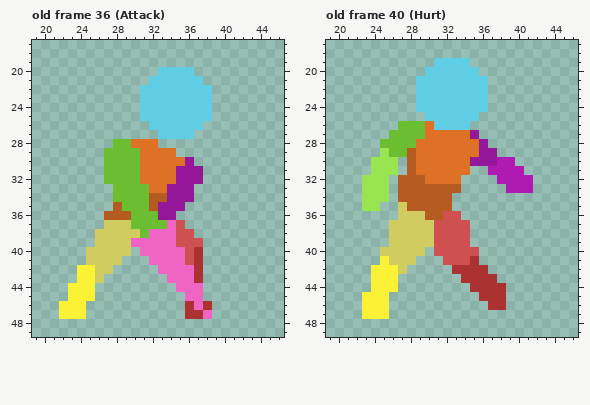
Two versions of one pixel-art file, godot/godot_4/2023/13/assets/base_template/template_character.aseprite. The picture above was drawn from the file before the commit.
64x64 pixels, 40 frames. Shown: old frame 36 (Attack): x 19..46, y 17..49; old frame 40 (Hurt): x 19..46, y 17..49. The commit also changed other frames, which this record leaves out.
After:
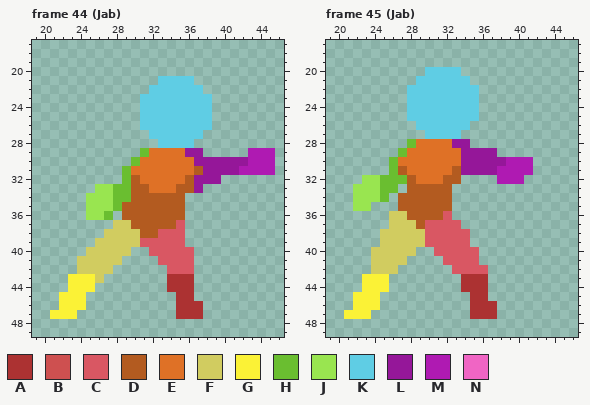
Palette (. is transparent): A #ac3232  B #ce5050  C #d95763  D #b35b20  E #df7126  F #d1cc60  G #fbf236  H #6abe30  J #99e550  K #5fcde4  L #951799  M #af1ab2  N #f065c4
A new or re-ordered frame is compared with the old frame closest to it.
The author wrote: Added extra animations for rolling
What changed:
frames 40 -> 57
Frame 44 (Jab) is new; against old frame 36 (Attack):
y 20: x 33..36 KKKK -> ....
y 21: x 32 K -> .; x 37 K -> .
y 22: x 31 K -> .; x 38 K -> .
y 26: x 31 . -> K; x 38 . -> K
y 27: x 32 . -> K; x 37 . -> K
y 28: x 28..36 HHEEE.... -> .....KKKK
y 29: x 27..31 HHHHE -> ....H; x 35..37 ... -> ELL; x 43..45 ... -> MMM
y 30: x 27..29 HHH -> ...; x 36..45 L......... -> ELLLLLLMMM
y 31: x 27..28 HH -> ..; x 30 H -> E; x 35..45 LLL........ -> EEDLLLLMMMM
y 32: x 27..28 HH -> ..; x 30 H -> D; x 35..36 LL -> ED; x 38..39 .. -> LL
y 33: x 26..27 .. -> JJ; x 30..31 HH -> DD; x 34..37 LLL. -> EDDL
y 34: x 25..27 ... -> JJJ; x 30..31 HH -> DD; x 34..36 LLL -> DD.
y 35: x 25..31 ...DHHH -> JJJHDDD; x 33..35 LLL -> DDD
y 36: x 25..28 ..DD -> JJH.; x 30..35 HHHLL. -> DDDDDD
y 37: x 27 F -> .; x 30..35 HHHHNB -> DDDDDC
y 38: x 26 F -> .; x 31..36 HNNNBB -> DDCCC.
y 39: x 30..37 NNNNNBBB -> FCCCCC..
y 40: x 31..37 NNNNNBA -> .CCCCC.
y 41: x 24 . -> F; x 32..37 NNNNBA -> .CCCC.
y 42: x 24..25 GG -> FF; x 33..37 NNNNA -> .CCC.
y 43: x 23 . -> G; x 34..37 NNNA -> AAA.
y 44: x 34..37 .NNN -> AAA.
y 45: x 22 . -> G; x 25 G -> .; x 35..37 .NN -> AA.
y 46: x 35 . -> A; x 37..38 NA -> A.
y 47: x 21 . -> G; x 24 G -> .; x 35 . -> A; x 38 N -> .
Frame 45 (Jab) is new; against old frame 40 (Hurt):
y 19: x 31..34 KKKK -> ....
y 20: x 34..35 KK -> ..
y 21: x 35..36 KK -> ..
y 22..24: x 28 . -> K; x 36 K -> .
y 25: x 28..29 .. -> KK
y 26: x 27..30 HHHE -> ..KK
y 27: x 26..35 HHHHEEEEEL -> ....KKKK..
y 28: x 25..27 HHH -> ...; x 33..36 EEEL -> LL..
y 29: x 25..26 JH -> ..; x 28 D -> E; x 34..35 EE -> LL
y 30: x 24..28 JJJ.D -> ..HEE; x 34 E -> L; x 38 M -> L; x 40..41 .. -> MM
y 31: x 24..28 JJJ.D -> ..HDE; x 33..37 EE..M -> DLLLL; x 41 . -> M
y 32: x 25..27 J.D -> HHH; x 29 D -> E; x 32..33 EE -> DD; x 41 M -> .
y 33: x 22 . -> J; x 25..27 J.D -> HH.; x 33 D -> .; x 39..41 MMM -> ...
y 34: x 22 . -> J; x 25 J -> H
y 35: x 22 . -> J; x 24 J -> .; x 27 F -> D
y 36: x 26 . -> F; x 28..29 FF -> DD; x 32..33 BB -> C.
y 37: x 29..34 FFBBBB -> DCCCC.
y 38..39: x 25 . -> F; x 30..34 FBBBB -> CCCCC
y 40: x 24 . -> F; x 29 F -> .; x 31..35 BBBBB -> CCCCC
y 41: x 24..25 .G -> FF; x 28 F -> .; x 32..35 BBBA -> CCCC
y 42: x 24..27 GGGF -> FFF.; x 33..36 AAAA -> CCCC
y 43: x 23 . -> G; x 26 G -> .; x 37 A -> .
y 44: x 23 . -> G; x 26 G -> .; x 34 . -> A; x 37..38 AA -> ..
y 45: x 22 . -> G; x 25 G -> .; x 35 . -> A; x 37..38 AA -> ..
y 46: x 22 . -> G; x 25 G -> .; x 35..36 .. -> AA; x 38 A -> .
y 47: x 21..22 .. -> GG; x 24..25 GG -> ..; x 35..37 ... -> AAA
